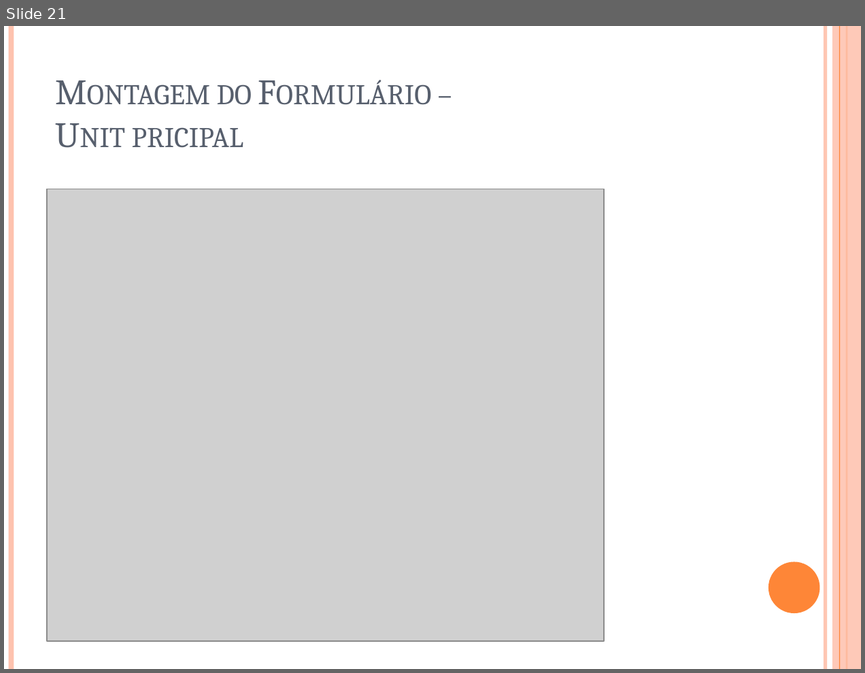
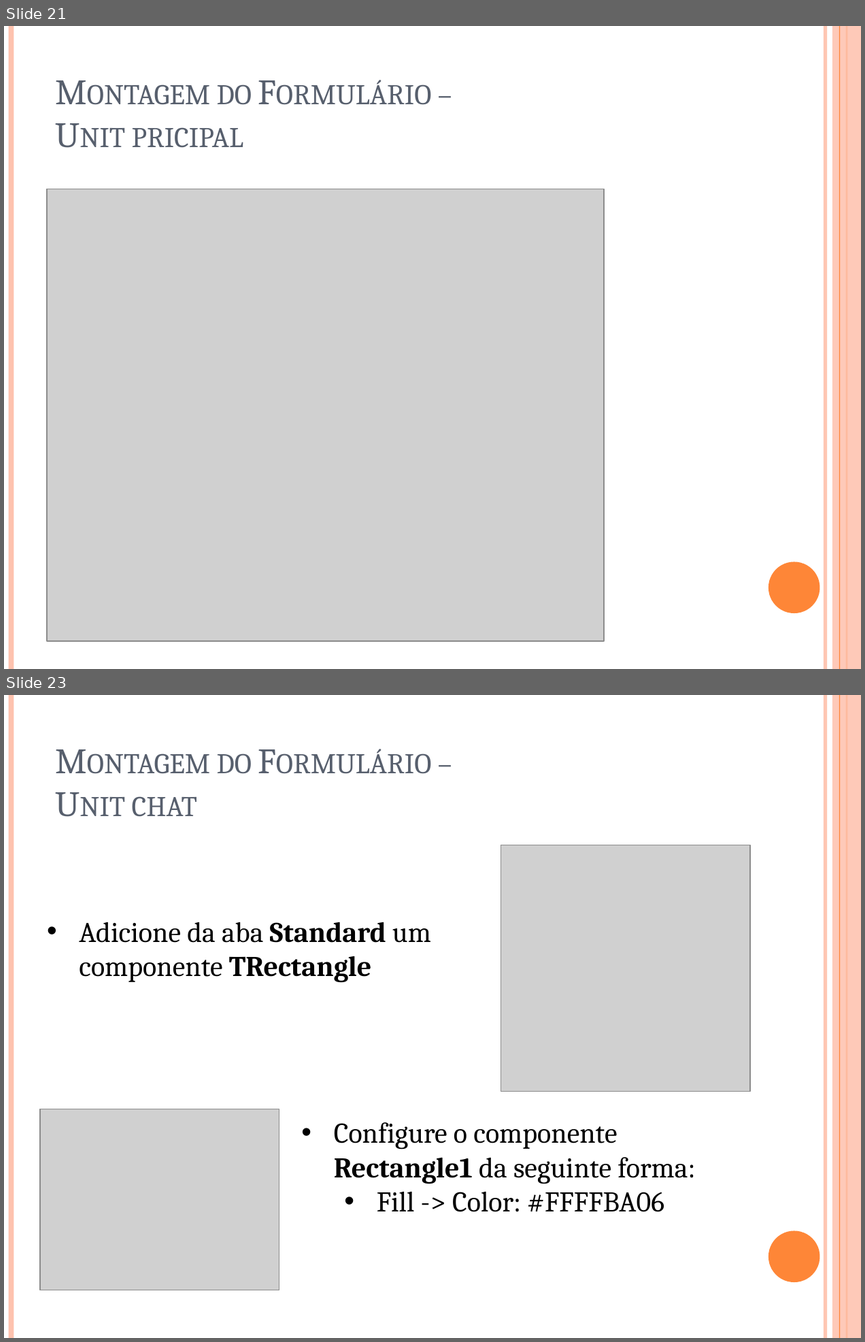
Before and after one commit to igorscandido/Conexao-Bluetooth-usando-Delphi, a slide deck: Stuff/Conexão Bluetooth usando Delphi.pptx. Shown one above the other, each under a label of ours: slide 21 before the commit, slides 21 and 23 after it; the slides between them are not shown. The pictures are 865x673 and 865x1342 pixels, drawn with LibreOffice and Linux fonts; fonts in the diff are those of the drawing; grey boxes stand for pictures. Boxes give left, top, right and bottom in pixels: in the first picture for what was removed or moved away, otherwise in the second. Text is boxed around its words. In the diff, an @@ line names an element or a change of style, - is before the commit and + after.

Commit message:
New Form Chat with Design done and PDF Edited

```diff
--- a/Stuff/Conexão Bluetooth usando Delphi.pptx
+++ b/Stuff/Conexão Bluetooth usando Delphi.pptx
@@ slide 23 added at [4,695,861,1338], background #FFFFFF; not listed: 6 template elements that a slide beside it also shows @@
@@ title added at [132,753,252,817], 30 pt, text #575F6D, small capitals @@
+Montagem do Formulário –
+Unit chat
@@ picture added at [501,845,750,1091] @@
@@ text added at [79,921,431,983], 24 pt, text #000000 @@
+• Adicione da aba Standard um componente TRectangle
@@ picture added at [40,1109,279,1289] @@
@@ text added at [334,1122,695,1212], 24 pt, text #000000 @@
+• Configure o componente Rectangle1 da seguinte forma:
+  • Fill -> Color: #FFFFBA06
```
Also in this commit, not shown: 1 slide changed, 15 other slides added, 32 other files.
